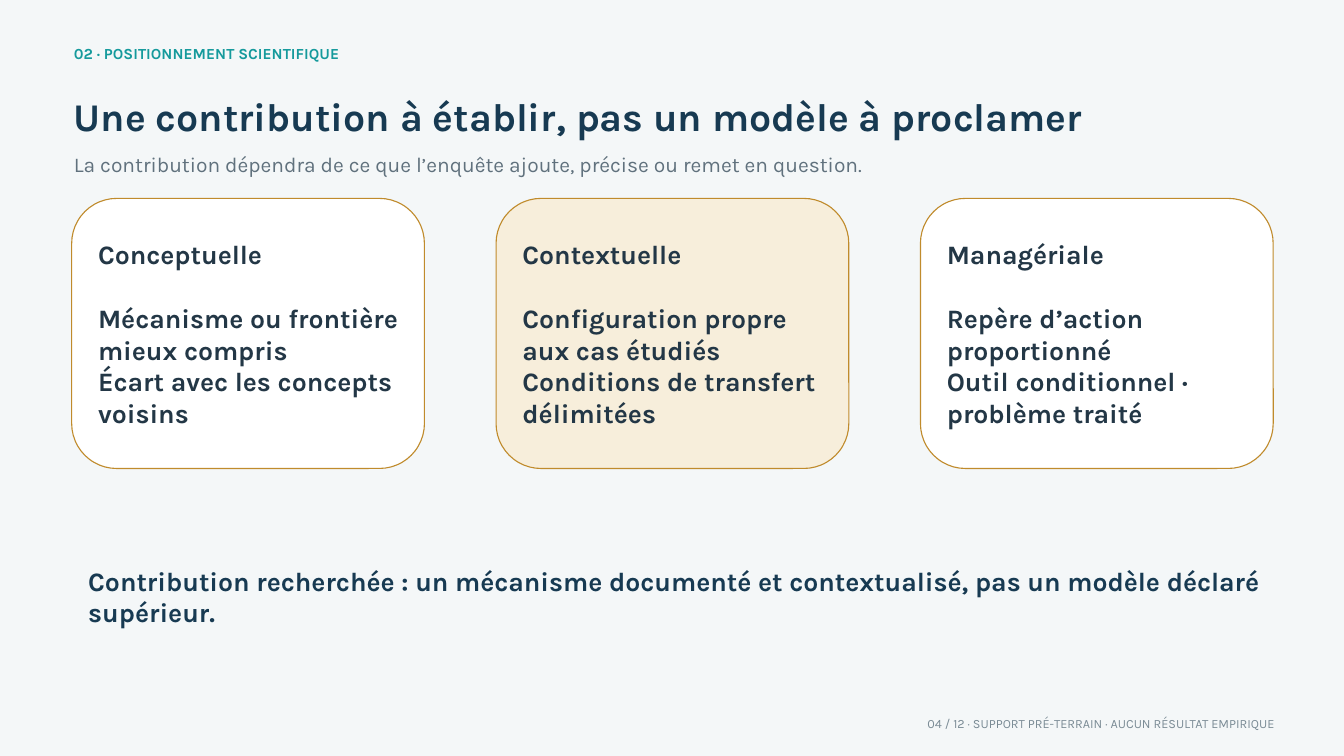
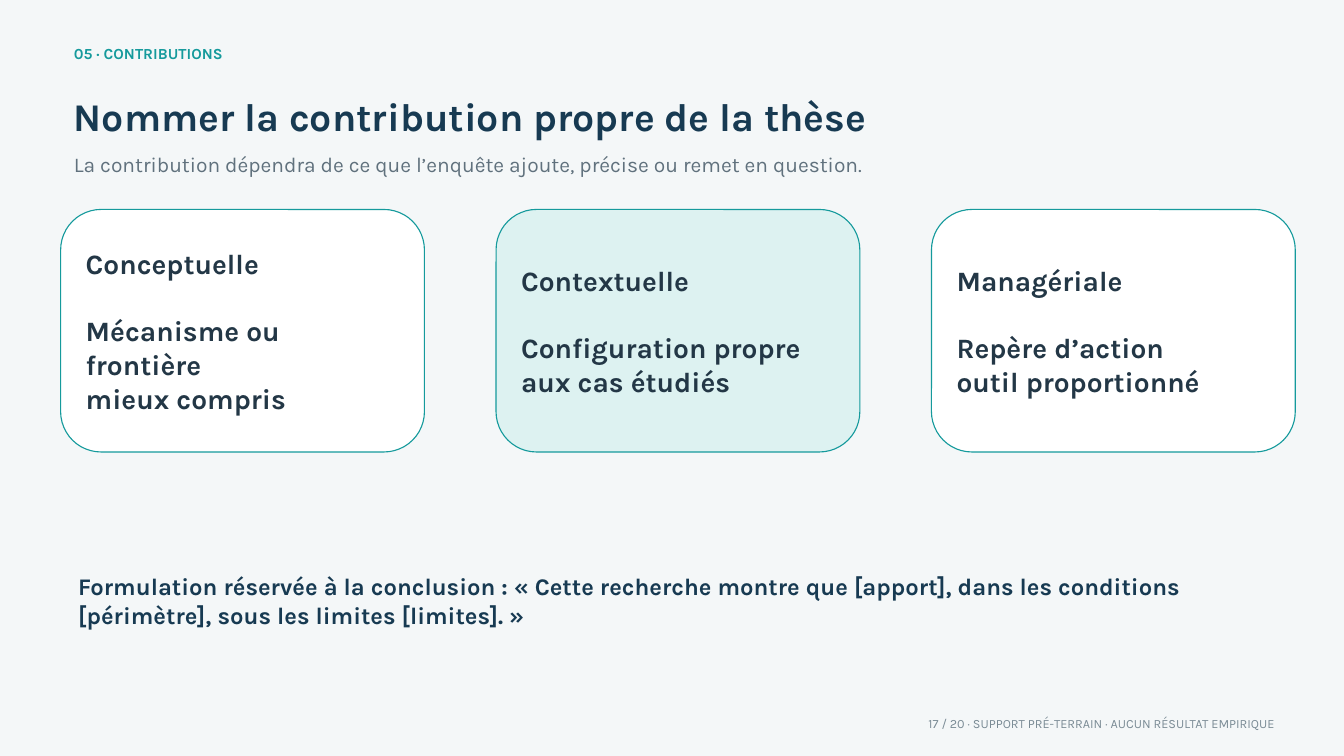
Before and after one commit to upl-gabon/These-Presidence, a slide deck: slide 17 of docs/DEPOT_AUTEUR/PROPOSITION_SUPPORT_SOUTENANCE_PRE_TERRAIN.pptx (slide 4 before the commit). Drawn at 1344x756 pixels with LibreOffice and Linux fonts; fonts in the diff are those of the drawing. Boxes give left, top, right and bottom in pixels: in the first picture for what was removed or moved away, otherwise in the second. Text is boxed around its words. In the diff, an @@ line names an element or a change of style, - is before the commit and + after.

```diff
--- a/docs/DEPOT_AUTEUR/PROPOSITION_SUPPORT_SOUTENANCE_PRE_TERRAIN.pptx
+++ b/docs/DEPOT_AUTEUR/PROPOSITION_SUPPORT_SOUTENANCE_PRE_TERRAIN.pptx
@@ text at [74,49,223,59]: text changed @@
-02 · POSITIONNEMENT SCIENTIFIQUE
+05 · CONTRIBUTIONS
@@ text at [74,100,866,141]: text changed @@
-Une contribution à établir, pas un modèle à proclamer
+Nommer la contribution propre de la thèse
@@ rounded rectangle "Conceptuelle": place and size @@
-rounded rectangle "Conceptuelle" at [72,199,424,469]
+rounded rectangle "Conceptuelle" at [60,210,424,453]
@@ rounded rectangle "Conceptuelle" at [60,210,424,453]: outline #C08B2C 0.79 pt to #159A9C 0.79 pt @@
@@ rounded rectangle "Contextuelle": place and size @@
-rounded rectangle "Contextuelle" at [496,199,849,469]
+rounded rectangle "Contextuelle" at [496,210,860,453]
@@ rounded rectangle "Contextuelle" at [496,210,860,453]: fill #F7EEDB to #DDF2F1; outline #C08B2C 0.79 pt to #159A9C 0.79 pt @@
@@ rounded rectangle "Managériale" at [932,210,1296,453]: outline #C08B2C 0.79 pt to #159A9C 0.79 pt @@
@@ rounded rectangle "Managériale": place and size @@
-rounded rectangle "Managériale" at [921,199,1273,469]
+rounded rectangle "Managériale" at [932,210,1296,453]
@@ text in rounded rectangle at [86,254,259,281]: size 19 to 20 pt in "Conceptuelle" @@
@@ text in rounded rectangle at [957,269,1123,298]: size 19 to 20 pt in "Managériale" @@
@@ text in rounded rectangle at [521,271,689,292]: size 19 to 20 pt in "Contextuelle" @@
@@ text in rounded rectangle at [86,319,285,416]: text changed; size 19 to 20 pt @@
-Mécanisme ou frontière mieux compris
-Écart avec les concepts voisins
+Mécanisme ou frontière
+mieux compris
@@ text in rounded rectangle at [521,338,801,393]: text changed; size 19 to 20 pt @@
-Configuration propre aux cas étudiés
-Conditions de transfert délimitées
+Configuration propre
+aux cas étudiés
@@ text in rounded rectangle at [957,336,1200,399]: text changed; size 19 to 20 pt @@
-Repère d’action proportionné
-Outil conditionnel · problème traité
+Repère d’action
+outil proportionné
@@ text at [78,576,1179,630]: text changed; size 19 to 17 pt @@
-Contribution recherchée : un mécanisme documenté et contextualisé, pas un modèle déclaré supérieur.
+Formulation réservée à la conclusion : « Cette recherche montre que [apport], dans les conditions [périmètre], sous les limites [limites]. »
@@ text at [928,717,1274,730]: text changed @@
-04 / 12 · SUPPORT PRÉ-TERRAIN · AUCUN RÉSULTAT EMPIRIQUE
+17 / 20 · SUPPORT PRÉ-TERRAIN · AUCUN RÉSULTAT EMPIRIQUE
```
Also in this commit, not shown: 9 other slides changed, 10 slides added, 2 slides removed, 5 other files.
